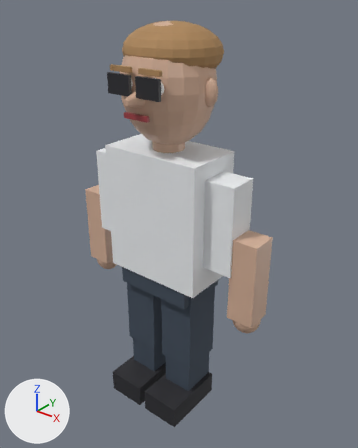
An edit to the glTF model game/assets/models/generated_humanoids/researcher_02.glb, drawn before and after from the same camera.
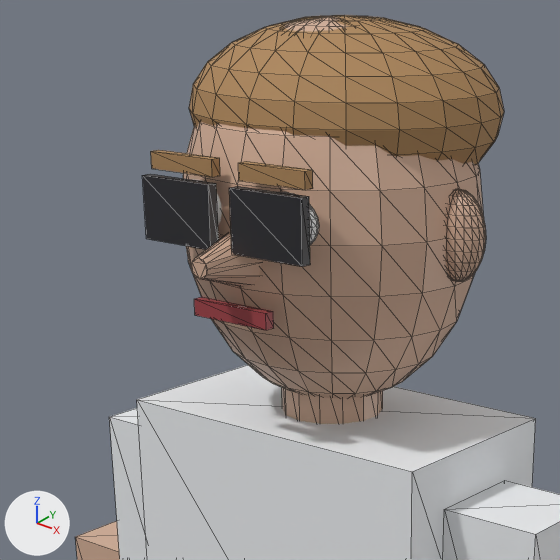
There are two pictures of each version: one whole from a camera (50 mm lens) standing at (1.517, -1.814, 3.12) and looking at (0.034, 0.039, 1.971), one close up on the part from 17% to 68% of the width and 3% to 44% of the height. Lighting does not change. The marker at lower left points along +X, +Y and +Z. The first two pictures are the older version. The close-ups show mesh edges as thin lines. Vertices at exactly the same position are counted once.

In view in the first close-up: 'Brow.L', 'EarL', 'Glasses.L', 'Glasses.R', 'Hair', 'Head', 'Mouth', 'Neck', 'Nose', 'Torso', 'UpperArm.L', 'UpperArm.R' and 4 more.
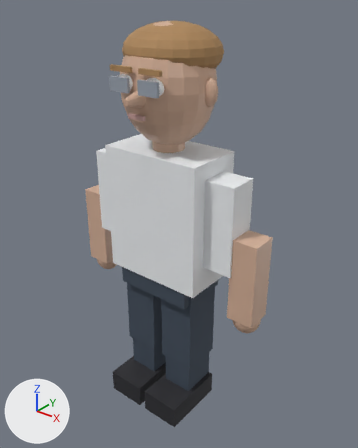
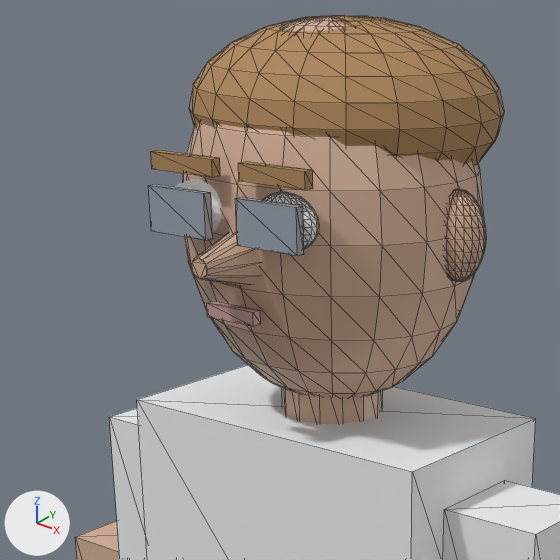
The change, as a diff of the scene's bpy script:
```diff
--- a/game/assets/models/generated_humanoids/researcher_02.glb.py
+++ b/game/assets/models/generated_humanoids/researcher_02.glb.py
@@ mat_glasses_005 @@
 mat_glasses_005 = principled_material('Glasses.005')
-mat_glasses_005.base_color = (0.02, 0.02, 0.025)  # black #27272c
+mat_glasses_005.base_color = (0.32, 0.36, 0.42)  # grey #99a2ad
 mat_glasses_005.roughness = 0.4
@@ mat_mouth_008 @@
 mat_mouth_008 = principled_material('Mouth.008')
-mat_mouth_008.base_color = (0.35, 0.05, 0.06)  # red #a03f45
+mat_mouth_008.base_color = (0.55, 0.33, 0.31)  # pink #c49b97
@@ me_cube_149 @@
 # used by ob_glasses_l; location = (0.0, 0.0, 0.9)
-me_cube_149.from_pydata(...)  # 8 vertices, 12 faces; spans x 0.02..0.15, y -0.24..-0.224, z 1.775..1.865
+me_cube_149.from_pydata(...)  # 8 vertices, 12 faces; spans x 0.03..0.14, y -0.239..-0.225, z 1.788..1.852
+# me_cube_149 part 1: the whole mesh is scaled about its middle by (0.846, 0.875, 0.711)
 me_cube_149.materials.append(mat_glasses_005)
@@ me_cube_150 @@
 # used by ob_glasses_r; location = (0.0, 0.0, 0.9)
-me_cube_150.from_pydata(...)  # 8 vertices, 12 faces; spans x -0.15..-0.02, y -0.24..-0.224, z 1.775..1.865
+me_cube_150.from_pydata(...)  # 8 vertices, 12 faces; spans x -0.14..-0.03, y -0.239..-0.225, z 1.788..1.852
+# me_cube_150 part 2: the whole mesh is scaled about its middle by (0.846, 0.875, 0.711)
 me_cube_150.materials.append(mat_glasses_005)
@@ me_cube_148 @@
 # used by ob_mouth; location = (0.0, 0.0, 0.9)
-me_cube_148.from_pydata(...)  # 8 vertices, 12 faces; spans x -0.07..0.07, y -0.228..-0.212, z 1.673..1.697
+me_cube_148.from_pydata(...)  # 8 vertices, 12 faces; spans x -0.045..0.045, y -0.228..-0.212, z 1.675..1.695
+# me_cube_148 part 3: the whole mesh is scaled about its middle by (0.643, 1, 0.833)
 me_cube_148.materials.append(mat_mouth_008)
```

What differs and where, as boxes (x1, y1, x2, y2) in the close-ups (560 x 560 px):
'Glasses.L', recoloured, rescaled (black to grey, 15% narrower, 27% shorter)
    before: (229, 186, 310, 267)
    after: (235, 197, 304, 256)
'Glasses.R', recoloured, rescaled (black to grey, 14% narrower, 25% shorter)
    before: (142, 174, 218, 249)
    after: (148, 184, 213, 240)
'Mouth', recoloured, rescaled (lighter, 32% narrower, 24% shorter)
    before: (194, 297, 274, 330)
    after: (207, 301, 261, 326)
